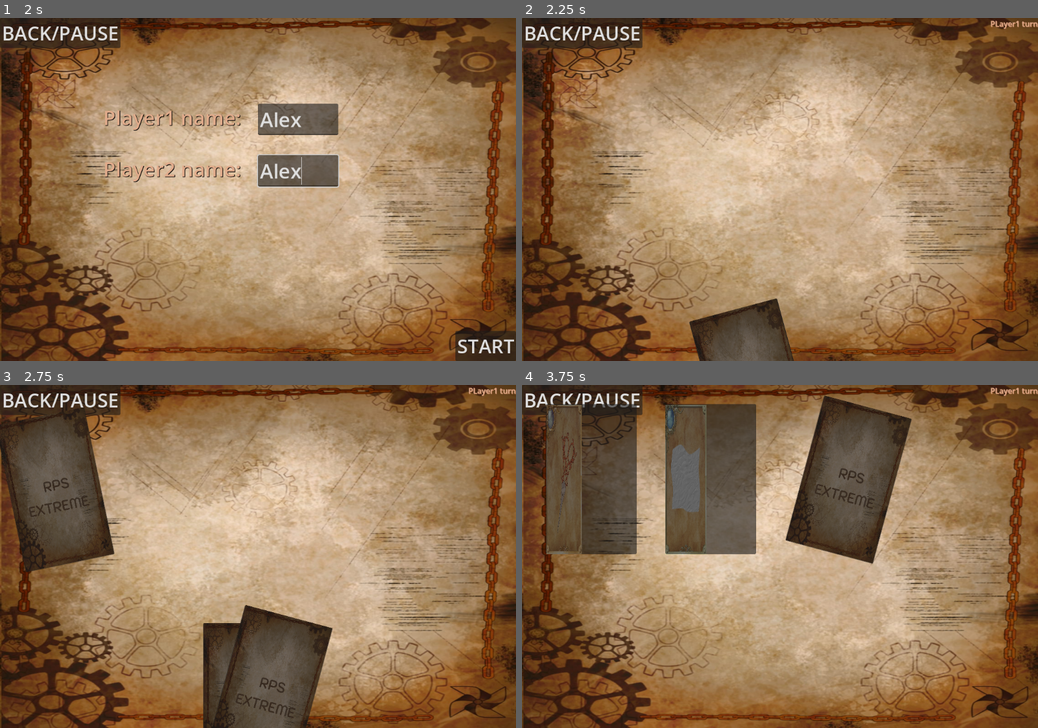
Above: before the commit, frames 1-4 (two rows, left to right).
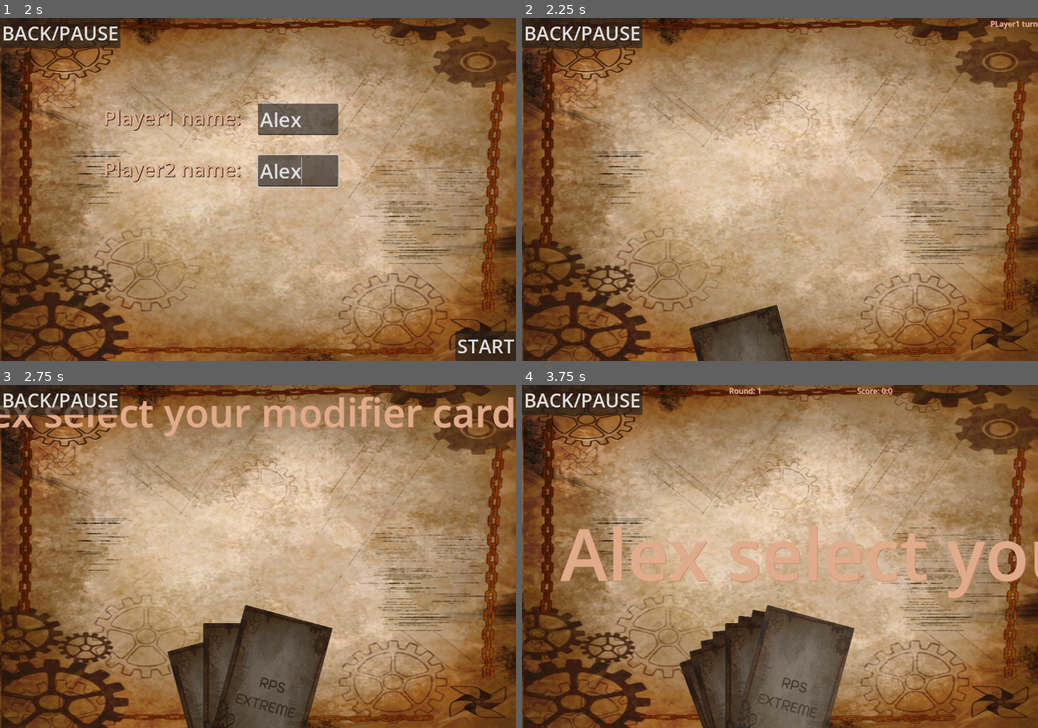
Above: after the commit, the same moments.

Repository: smkillerz777-star/RPS-Extreme
Game: Godot game, scene res://main_menu.tscn
The game is run twice, just before and just after one commit, with the same random seed, the same clock (stepped at 60 frames per second) and the same inputs.
Inputs (mouse positions are in pixels of both pictures, inside the frame that each line leads up to; where the layout moved, square brackets give the same spot in the first picture):
- Up to frame 1 (2 s): click "PLAY" at 0.5 s; click (299, 120) at 1.27 s; type "Alex" at 1.35 s; click (299, 172) at 1.5 s; type "Alex" at 1.58 s
- Up to frame 2 (2.25 s): click "START" at 2 s
- Up to frame 3 (2.75 s): no input
- Up to frame 4 (3.75 s): click (754, 710) [578, 491] at 2.75 s; click (769, 697) [754, 477] at 3.5 s

Frame 1 is identical in both runs. In frame 2, 0.6% of the frame differs, in the area x 32-53%, y 81-100%; in frame 3, 11%; in frame 4, 35%, in the area x 4-100%, y 0-100%.

Commit message:
added modifier selection round and modifier cards in match
now the players can select their modifier cards in match and play them although current playing them will make the game throw error

Diff:
--- a/rps-extreme/global.gd
+++ b/rps-extreme/global.gd
@@ -7,6 +7,8 @@
 var selected2 = []
 var player1 = "player1"
 var player2 = "player2"
+var modifier1 = []
+var modifier2 = []
 var time_past = 0.0
 var winner = "player1"
 var rounds = 3
--- a/rps-extreme/main_game.gd
+++ b/rps-extreme/main_game.gd
@@ -8,8 +8,11 @@
 var tween
 var score1 = 0
 var score2 = 0
+var modifier_selected = 0
+var max_modifier_selected = 1
 var modifier_used1 = false
 var modifier_used2 = false
+var modifier = []
 var playable_cards1 = []
 var playable_cards2 = []
 var current_cards = []
@@ -32,30 +35,48 @@
 		get_tree().change_scene_to_file("res://game_over.tscn")
 	if(card_enabled and tween != null and tween.is_valid() and game_started):
 		card_disable()
-	if(element_selected>=max_element_selected):
+	if(element_selected>=max_element_selected and modifier_selected>=max_modifier_selected):
 		_on_timer_timeout()
 		element_selected=0
+		modifier_selected=0
+	if(modifier_selected>=max_modifier_selected and match_game=="modifier_selection"):
+		_on_timer_timeout()
+		modifier_selected=0
 	max_element_selected = global.card_selected
 	max_match_game = global.rounds
 
 func _on_timer_timeout() -> void:
 	if(turn==1):
 		turn = 2
-		current_cards = playable_cards2
-		global.selected1 = selected
-		selected = []
-		selection_end(global.selected1)
-		label_animation(global.player2+" turn",0.5)
+		if(match_game!="modifier_selection"):
+			global.selected1 = selected
+			selected = []
+			selection_end(global.selected1)
+			current_cards = playable_cards2
+			label_animation(global.player2+" turn",0.5)
+		else:
+			global.modifier1 = modifier
+			modifier = []
+			selection_end(global.modifier1)
+			label_animation(global.player2+" select your modifier card",0.5)
 		selection_start()
 	else:
-		global.selected2 = selected
-		selected = []
-		current_cards = playable_cards1
 		turn = 1
-		match_game+=1
-		$Label3.text = "Round: " + str(match_game)
-		selection_end(global.selected2)
-		mmatch()
+		if(match_game!="modifier_selection"):
+			global.selected2 = selected
+			selected = []
+			match_game+=1
+			selection_end(global.selected2)
+			mmatch()
+			current_cards = playable_cards1
+			$round.text = "Round: " + str(match_game)
+		else:
+			global.modifier2 = modifier
+			modifier = []
+			selection_end(global.modifier2)
+			cards_hide()
+			match_game = 1
+			game_start()
 
 func _on_fire_pressed() -> void:
 	element_selected+=1
@@ -155,7 +176,7 @@
 		global.score2 += 1
 	else:
 		label_animation("tie",0.5)
-	$Label2.text = "Score: " + str(global.score1) + ":" + str(global.score2)
+	$score.text = "Score: " + str(global.score1) + ":" + str(global.score2)
 	if(match_game<=max_match_game):
 		label_animation(global.player1 + " turn",0.5)
 		score1 = 0
@@ -236,17 +257,27 @@
 func game_over():
 	game_ended = true
 func game_start():
-	game_started = true
-	$Label2.visible = true
-	$Label3.visible = true
-	for i in range(3,11):
+	$score.visible = true
+	$round.visible = true
+	$Label.visible = true
+	for i in range(4,11):
 		get_child(i).visible = true
+		playable_cards1.append(get_child(i))
+		playable_cards2.append(get_child(i))
+	for card in global.modifier1:
+		playable_cards1.append($modifiers.get_child(card))
+	for card in global.modifier2:
+		playable_cards2.append($modifiers.get_child(card))
+	print(playable_cards1)
+	print(playable_cards2)
+	current_cards = playable_cards1
 	label_animation(global.player1+" turn",0.5)
 	selection_start()
 
 func _on_start_pressed() -> void:
 	if($input1.text=="" or $input2.text==""):
 		return
+	game_started = true
 	global.player1 = $input1.text
 	global.player2 = $input2.text
 	$start.visible = false
@@ -255,9 +286,14 @@
 	$player1.visible = false
 	$player2.visible = false
 	tween = create_tween()
-	current_cards = $modifiers.get_children()
-	cards_show()
-	selection_start()
+	if(is_modifier_mode):
+		match_game = "modifier_selection"
+		current_cards = $modifiers.get_children()
+		cards_show()
+		label_animation(global.player1+" select your modifier card",0.5)
+		selection_start()
+	else:
+		game_start()
 
 func  card_enable():
 	for i in current_cards.size():
@@ -321,18 +357,11 @@
 	tween2.tween_property($resume,"visible",false,0.01)
 	game_paused = false
 
-func add_modifier(card_name):
-	var card = Node2D.new()
-	card.add_child(cardScene.instantiate())
-	card.add_child(Button.new())
-	card.name = card_name
-	add_child(card)
-
 func cards_show():
 	var i = 0
 	for card in current_cards:
 		card.visible = true
-		card.position = Vector2(615,1015)
+		card.position = Vector2(615,1050)
 		card.rotation = -15/180.0*PI
 		i+=1
 	i = 0
@@ -361,18 +390,22 @@
 	i=0
 	for card in current_cards:
 		if(i==0):
-			tween.tween_property(card,"position",Vector2(615,1015),0.3)
-		else:
-			tween.parallel().tween_property(card,"position",Vector2(615,1015),0.3)
+			tween.tween_property(card,"position",Vector2(615,1050),0.3)
+		else:
+			tween.parallel().tween_property(card,"position",Vector2(615,1050),0.3)
 		i+=1
 
 func _on_lock_pressed() -> void:
-	pass # Replace with function body.
-
+	turn_over($modifiers.get_child(0))
+	modifier.append(0)
+	modifier_selected+=1
 
 func _on_change_pressed() -> void:
-	pass # Replace with function body.
-
+	turn_over($modifiers.get_child(1))
+	modifier.append(1)
+	modifier_selected+=1
 
 func _on_plus_one_pressed() -> void:
-	pass # Replace with function body.
+	turn_over($modifiers.get_child(2))
+	modifier.append(2)
+	modifier_selected+=1
--- a/rps-extreme/main_game.tscn
+++ b/rps-extreme/main_game.tscn
@@ -152,6 +152,38 @@
 offset_left = -190.0
 offset_top = -315.0
 
+[node name="modifiers" type="Node2D" parent="." unique_id=202766236]
+
+[node name="lock" type="Node2D" parent="modifiers" unique_id=1622598376]
+visible = false
+
+[node name="card" parent="modifiers/lock" unique_id=1441030641 instance=ExtResource("2_yx7mw")]
+position = Vector2(-190, -315)
+
+[node name="lock" type="Button" parent="modifiers/lock" unique_id=1115516188]
+offset_left = -190.0
+offset_top = -315.0
+
+[node name="change" type="Node2D" parent="modifiers" unique_id=2128330281]
+visible = false
+
+[node name="card" parent="modifiers/change" unique_id=676071725 instance=ExtResource("2_yx7mw")]
+position = Vector2(-190, -315)
+
+[node name="change" type="Button" parent="modifiers/change" unique_id=96623359]
+offset_left = -190.0
+offset_top = -315.0
+
+[node name="plus_one" type="Node2D" parent="modifiers" unique_id=140143895]
+visible = false
+
+[node name="card" parent="modifiers/plus_one" unique_id=569046262 instance=ExtResource("2_yx7mw")]
+position = Vector2(-190, -315)
+
+[node name="plus_one" type="Button" parent="modifiers/plus_one" unique_id=670042078]
+offset_left = -190.0
+offset_top = -315.0
+
 [node name="player2" type="Label" parent="." unique_id=1254290456]
 layout_mode = 1
 anchors_preset = -1
@@ -219,7 +251,7 @@
 theme_override_font_sizes/font_size = 40
 text = "EXIT"
 
-[node name="Label2" type="Label" parent="." unique_id=1812311553]
+[node name="score" type="Label" parent="." unique_id=1812311553]
 visible = false
 layout_mode = 1
 anchors_preset = 1
@@ -234,7 +266,7 @@
 theme_override_font_sizes/font_size = 16
 text = "Score: 0:0"
 
-[node name="Label3" type="Label" parent="." unique_id=711932285]
+[node name="round" type="Label" parent="." unique_id=711932285]
 visible = false
 layout_mode = 1
 anchors_preset = 1
@@ -248,37 +280,6 @@
 theme_override_colors/font_shadow_color = Color(0.7764706, 0.53333336, 0.3882353, 1)
 theme_override_font_sizes/font_size = 16
 text = "Round: 1"
-
-[node name="modifiers" type="Node2D" parent="." unique_id=202766236]
-
-[node name="lock" type="Node2D" parent="modifiers" unique_id=1622598376]
-
-[node name="card" parent="modifiers/lock" unique_id=1441030641 instance=ExtResource("2_yx7mw")]
-position = Vector2(-190, -315)
-
-[node name="lock" type="Button" parent="modifiers/lock" unique_id=1115516188]
-offset_left = -190.0
-offset_top = -315.0
-
-[node name="change" type="Node2D" parent="modifiers" unique_id=2128330281]
-visible = false
-
-[node name="card" parent="modifiers/change" unique_id=676071725 instance=ExtResource("2_yx7mw")]
-position = Vector2(-190, -315)
-
-[node name="change" type="Button" parent="modifiers/change" unique_id=96623359]
-offset_left = -190.0
-offset_top = -315.0
-
-[node name="plus_one" type="Node2D" parent="modifiers" unique_id=140143895]
-visible = false
-
-[node name="card" parent="modifiers/plus_one" unique_id=569046262 instance=ExtResource("2_yx7mw")]
-position = Vector2(-190, -315)
-
-[node name="plus_one" type="Button" parent="modifiers/plus_one" unique_id=670042078]
-offset_left = -190.0
-offset_top = -315.0
 
 [connection signal="pressed" from="fire/fire2" to="." method="_on_fire_pressed"]
 [connection signal="pressed" from="paper/paper" to="." method="_on_paper_pressed"]
Not shown: 1 places in rps-extreme/main_game.tscn that only renumber resources
